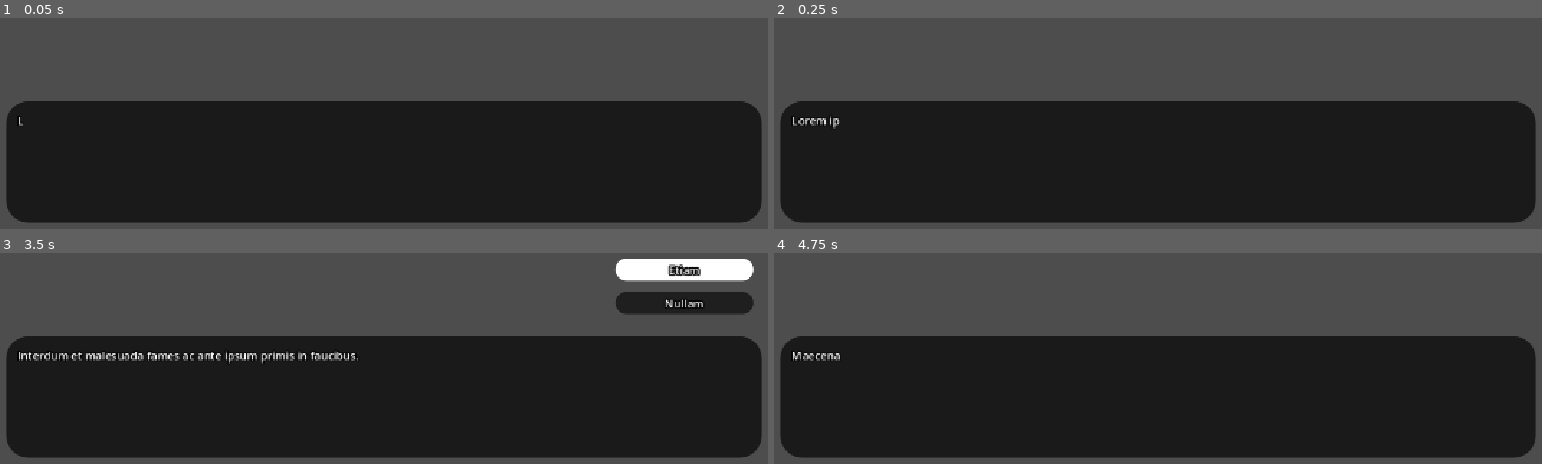
Above: before the commit, frames 1-4 (two rows, left to right).
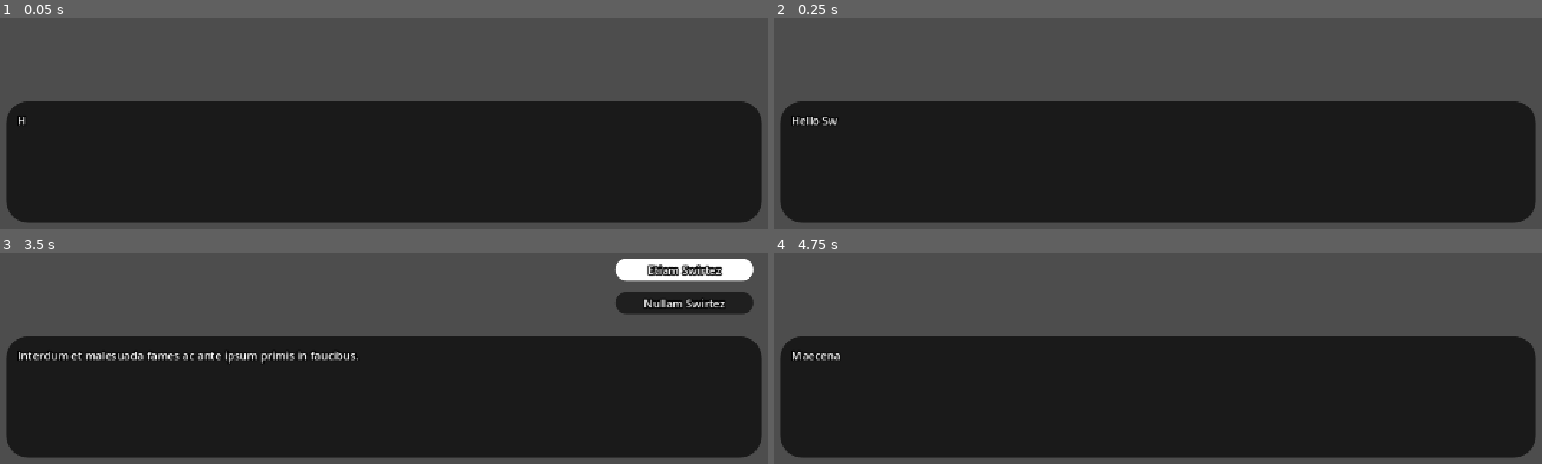
Above: after the commit, the same moments.

Repository: master172/NewDialogueSystem
Game: Godot game, scene res://tests/dialogue_testing.tscn
The game is run twice, just before and just after one commit, with the same random seed, the same clock (stepped at 60 frames per second) and the same inputs. The project has no main scene, so this scene is started directly.
Inputs:
- Up to frame 1 (0.05 s): no input
- Up to frame 2 (0.25 s): no input
- Up to frame 3 (3.5 s): tap Enter (ui_accept) at 0.5, 1.35, 1.52, 1.82, 2.85, 3.02, 3.32 s; hold Up (ui_up) 0.53-1.28 s; hold Enter (ui_accept) 0.53-1.28 s; hold Down (ui_down) 1.28-2.03 s; hold Enter (ui_accept) 2.03-2.78 s; hold Up (ui_up) from 2.03 s (still down)
- Up to frame 4 (4.75 s): release Up (ui_up) at 3.53 s; hold Enter (ui_accept) 3.53-4.28 s; hold Down (ui_down) from 3.53 s (still down); tap Enter (ui_accept) at 4.35, 4.52 s

The runs differ from the first frame. In frame 1, less than 0.1% of the frame differs, in the area x 2-4%, y 46-52%; in frame 2, 0.2%; in frame 3, 0.7%, in the area x 83-95%, y 5-27%; in frame 4, nothing differs.

Commit message:
add variable support

Diff:
--- a/src/runtime/dialog_box.gd
+++ b/src/runtime/dialog_box.gd
@@ -24,7 +24,7 @@
 
 func start_dialog_processing(text:String)->bool:
 	pages = TextPaginator.basic_paginate(text)
-	print(TextPaginator.basic_paginate(text))
+	#print(TextPaginator.basic_paginate(text))
 
 	if pages.is_empty():
 		push_error("no text to be paginated")
--- a/src/runtime/dialogue_runtime.gd
+++ b/src/runtime/dialogue_runtime.gd
@@ -1,5 +1,7 @@
 extends Control
 class_name DialogueRuntime
+
+signal dialogue_finished(dialogue:DialogueGraph)
 
 @export_group("public_interfaces")
 @export var event_bus: EventBus
@@ -8,6 +10,7 @@
 @export var dialog_box: DialogueTextBoxInterface
 @export var options_container: DialogueOptionsInterface
 @export var event_interface: DialogueEventInterface
+@export var variable_interface: DialogueVariableInterface
 
 enum STATES{
 	INACTIVE,
@@ -43,9 +46,11 @@
 	dialogue_context.dialog_box_interface = dialog_box
 	dialogue_context.options_interface = options_container
 	dialogue_context.event_interface = event_interface
+	dialogue_context.variable_interface = variable_interface
 
 func process_visibility()->void:
-	visible = current_state != STATES.INACTIVE
+	if current_state == STATES.INACTIVE: visible = false
+	else: visible = true
 
 #region dialogue_stack
 func append_to_dialogue_stack(frame:DialogueFrame)->void:
@@ -86,12 +91,17 @@
 
 func end_dialog()->void:
 	clear_maps()
-	current_dialogue_graph = null
 	current_state = STATES.INACTIVE
 
 	dialogue_context._clear()
 
 	current_dialogue_node_id = -1
+
+	var temp_dialog_graph:DialogueGraph = current_dialogue_graph
+	current_dialogue_graph = null
+	dialogue_finished.emit(temp_dialog_graph)
+	temp_dialog_graph = null
+
 #endregion
 
 func _physics_process(delta: float) -> void:
--- a/src/runtime/dialogue_runtime.tscn
+++ b/src/runtime/dialogue_runtime.tscn
@@ -1,6 +1,7 @@
 [gd_scene format=3 uid="uid://dex03s2jhaxx8"]
 
 [ext_resource type="Script" uid="uid://b3fxcda7u8xw0" path="res://src/runtime/dialogue_runtime.gd" id="1_k2jg8"]
+[ext_resource type="Script" uid="uid://lntjjdet2rvp" path="res://src/runtime/variable_interface.gd" id="2_in68u"]
 [ext_resource type="Script" uid="uid://ddebqc6bxskj4" path="res://src/runtime/dialog_box.gd" id="2_ixoop"]
 [ext_resource type="Script" uid="uid://ccyl53unmh87c" path="res://src/runtime/option_interface.gd" id="2_kv54q"]
 [ext_resource type="PackedScene" uid="uid://dl12c3mgrusxh" path="res://src/components/option.tscn" id="2_mldon"]
@@ -14,7 +15,7 @@
 corner_radius_bottom_right = 32
 corner_radius_bottom_left = 32
 
-[node name="DialogueRuntime" type="Control" unique_id=475997367 node_paths=PackedStringArray("event_bus", "dialog_box", "options_container", "event_interface")]
+[node name="DialogueRuntime" type="Control" unique_id=475997367 node_paths=PackedStringArray("event_bus", "dialog_box", "options_container", "event_interface", "variable_interface")]
 layout_mode = 3
 anchors_preset = 15
 anchor_right = 1.0
@@ -26,6 +27,10 @@
 dialog_box = NodePath("MainContainer/DialogueContainer/DialogBox")
 options_container = NodePath("MainContainer/OptionsContainer")
 event_interface = NodePath("EventInterface")
+variable_interface = NodePath("VariableInterface")
+
+[node name="VariableInterface" type="Node" parent="." unique_id=2058994109]
+script = ExtResource("2_in68u")
 
 [node name="MainContainer" type="Control" parent="." unique_id=1425847849]
 layout_mode = 1
--- a/src/runtime/option_interface.gd
+++ b/src/runtime/option_interface.gd
@@ -69,7 +69,7 @@
 		update_option_display(true)
 	if event.is_action_pressed("ui_accept"):
 		option_selected.emit(current_selected)
-		print("selected option: ",current_selected)
+		#print("selected option: ",current_selected)
 func stop_processing()->void:
 	max_selected = 0
 	current_selected = -1
--- /dev/null
+++ b/src/runtime/variable_interface.gd
@@ -0,0 +1,69 @@
+extends Node
+class_name DialogueVariableInterface
+
+@export var variables:Dictionary[String,Variant] = {}
+
+func write_to_dictionary(input:String,value:Variant)->void:
+	var directories:PackedStringArray = input.split(".")
+	var pointer:Dictionary = variables
+
+	if directories.is_empty():
+		push_error("empty key provided")
+		return
+
+	if directories.size() == 1:
+		variables[directories[0]] = value
+		return
+
+	for i:int in directories.size() - 1:
+		if not pointer.has(directories[i]):
+			pointer[directories[i]] = {}
+		if not pointer[directories[i]] is Dictionary:
+			push_error("value already exsits but not of type dictionary")
+			return
+		pointer = pointer[directories[i]]
+
+	var last:int = directories.size() - 1
+	var key:String = directories[last]
+	pointer[key] = value
+
+func get_from_dictionary(input:String)->Variant:
+	var path:PackedStringArray = input.split(".")
+	var pointer:Dictionary = variables
+
+	if path.is_empty():
+		push_error("empty path provided")
+		return
+
+	if path.size() == 1:
+		return variables.get(path[0],null)
+
+	for i:int in path.size() -1:
+		if not pointer.has(path[i]):
+			push_error("Invalid Path")
+			return null
+		pointer = pointer[path[i]]
+
+	var last:int = path.size() -1
+	var key:String = path[last]
+	return pointer.get(key,null)
+
+func has_in_dictionary(input:String)->bool:
+	var path:PackedStringArray = input.split(".")
+	var pointer:Dictionary = variables
+
+	if path.is_empty():
+		push_error("empty path provided")
+		return false
+
+	if path.size() == 1:
+		return variables.has(path[0])
+
+	for i:int in path.size() -1:
+		if not pointer.has(path[i]):
+			return false
+		pointer = pointer[path[i]]
+
+	var last:int = path.size() -1
+	var key:String = path[last]
+	return pointer.has(key)
--- /dev/null
+++ b/src/runtime/variable_parser.gd
@@ -0,0 +1,33 @@
+extends Node
+class_name VariableParser
+
+static func name_from_symbol(input:String)->String:
+	return input.trim_prefix("{").trim_suffix("}").replace("$","")
+
+static func parse_symbols(input:String)->String:
+	var regex:RegEx = RegEx.new()
+	regex.compile("\\{[^}]*\\}")
+	var result:RegExMatch = regex.search(input)
+	if result:
+		return result.get_string()
+	return ""
+
+static func replace_symbols(input:String,variable_interface:DialogueVariableInterface)->String:
+	var result:String = ""
+	result = input
+	var symbol:String = parse_symbols(result)
+	while symbol != "":
+		var variable_name:String = name_from_symbol(symbol)
+		var value:Variant = variable_interface.get_from_dictionary(variable_name)
+		if value == null:
+			value = variable_name
+		result  = result.replace(symbol,value)
+		symbol = parse_symbols(result)
+
+	return result
+
+static func replace_symbols_from_array(input:PackedStringArray,variable_interface:DialogueVariableInterface)->PackedStringArray:
+	var returning_array:PackedStringArray = []
+	for i:String in input:
+		returning_array.append(replace_symbols(i,variable_interface))
+	return returning_array
--- a/src/script_templates/dialogue_nodes/core_nodes/dialogue_event_node.gd
+++ b/src/script_templates/dialogue_nodes/core_nodes/dialogue_event_node.gd
@@ -2,11 +2,20 @@
 class_name DialogueEventNode
 
 @export var event_name:String
-@export var arguements:Array[Variant]
+@export var arguements:Dictionary[String,Variant]
 
 func _enter(context:DialogueContext)->void:
-	context.event_interface.brodcast(event_name,arguements)
+	var arguement_list:Array[Variant] = build_arguement_list(arguements,context)
+	context.event_interface.brodcast(event_name,arguement_list)
 
+func build_arguement_list(args:Dictionary[String,Variant],context:DialogueContext)->Array[Variant]:
+	var returning_list:Array[Variant] = []
+
+	for i:String in args.keys():
+		var result:Variant = VariableParser.replace_symbols(args[i],context.variable_interface)
+		returning_list.append(result)
+
+	return returning_list
 
 @warning_ignore("unused_parameter")
 func _exit(context:DialogueContext)->void:
--- a/src/script_templates/dialogue_nodes/core_nodes/dialogue_options_node.gd
+++ b/src/script_templates/dialogue_nodes/core_nodes/dialogue_options_node.gd
@@ -14,13 +14,13 @@
 	if not context.options_interface.option_selected.is_connected(option_selected):
 		context.options_interface.option_selected.connect(option_selected)
 
-	context.options_interface.display_options(_build_options(options))
+	context.options_interface.display_options(_build_options(options,context))
 
-func _build_options(options:PackedStringArray)->PackedStringArray:
+func _build_options(options:PackedStringArray,context:DialogueContext)->PackedStringArray:
 	_visible_options.clear()
 	var resulting_options:PackedStringArray
 	for i:int in options.size():
-		resulting_options.append(options[i])
+		resulting_options.append(VariableParser.replace_symbols(options[i],context.variable_interface))
 		_visible_options.append(i)
 
 	return resulting_options
--- a/src/script_templates/dialogue_nodes/core_nodes/dialogue_text_node.gd
+++ b/src/script_templates/dialogue_nodes/core_nodes/dialogue_text_node.gd
@@ -9,8 +9,8 @@
 	if not context.dialog_box_interface.advance_signal.is_connected(advance_signal_recieved):
 		context.dialog_box_interface.advance_signal.connect(advance_signal_recieved)
 
-	#TODO: add text formatting from internal variables
-	context.dialog_box_interface.display_dialog(text)
+	var parsed_text:String = VariableParser.replace_symbols(text,context.variable_interface)
+	context.dialog_box_interface.display_dialog(parsed_text)
 
 
 func _exit(context:DialogueContext)->void:
--- a/src/script_templates/transaction_resources/DialogueContext.gd
+++ b/src/script_templates/transaction_resources/DialogueContext.gd
@@ -4,7 +4,7 @@
 var dialog_box_interface:DialogueTextBoxInterface
 var options_interface:DialogueOptionsInterface
 var event_interface:DialogueEventInterface
-
+var variable_interface:DialogueVariableInterface
 
 
 func _clear()->void:
--- /dev/null
+++ b/tests/BaseDialogoue.tres
@@ -0,0 +1,127 @@
+[gd_resource type="Resource" script_class="DialogueGraph" format=3 uid="uid://vx801c0671ul"]
+
+[ext_resource type="Script" uid="uid://kmkx5sr24rw0" path="res://src/script_templates/runtime_resources/dialogue_connection.gd" id="1_j60xj"]
+[ext_resource type="Script" uid="uid://ca4cj7ke8toq5" path="res://src/script_templates/dialogue_nodes/base_dialogue_node.gd" id="2_8sfvu"]
+[ext_resource type="Script" uid="uid://7qj2hmgyvpgm" path="res://src/script_templates/dialogue_nodes/control_nodes/dialogue_start_node.gd" id="3_vf5b6"]
+[ext_resource type="Script" uid="uid://ce2qfikhk5avg" path="res://src/script_templates/dialogue_nodes/core_nodes/dialogue_text_node.gd" id="4_6hile"]
+[ext_resource type="Script" uid="uid://cv6pccyh4t72n" path="res://src/script_templates/dialogue_nodes/control_nodes/dialogue_end_node.gd" id="5_dslwn"]
+[ext_resource type="Script" uid="uid://b6efois10qsd0" path="res://src/script_templates/dialogue_nodes/core_nodes/dialogue_options_node.gd" id="6_673p7"]
+[ext_resource type="Script" uid="uid://cqifhr1yddokl" path="res://src/script_templates/dialogue_nodes/core_nodes/dialogue_event_node.gd" id="7_4vfop"]
+[ext_resource type="Script" uid="uid://5rcpd6ha7bfx" path="res://src/script_templates/runtime_resources/dialogue_graph.gd" id="8_8tewu"]
+
+[sub_resource type="Resource" id="Resource_wlpup"]
+script = ExtResource("1_j60xj")
+to_id = 1
+metadata/_custom_type_script = "uid://kmkx5sr24rw0"
+
+[sub_resource type="Resource" id="Resource_adxmr"]
+script = ExtResource("1_j60xj")
+from_id = 1
+to_id = 6
+metadata/_custom_type_script = "uid://kmkx5sr24rw0"
+
+[sub_resource type="Resource" id="Resource_slit3"]
+script = ExtResource("1_j60xj")
+from_id = 4
+to_id = 3
+metadata/_custom_type_script = "uid://kmkx5sr24rw0"
+
+[sub_resource type="Resource" id="Resource_ixoop"]
+script = ExtResource("1_j60xj")
+from_id = 2
+to_id = 3
+metadata/_custom_type_script = "uid://kmkx5sr24rw0"
+
+[sub_resource type="Resource" id="Resource_in68u"]
+script = ExtResource("1_j60xj")
+from_id = 5
+to_id = 2
+metadata/_custom_type_script = "uid://kmkx5sr24rw0"
+
+[sub_resource type="Resource" id="Resource_dofin"]
+script = ExtResource("1_j60xj")
+from_id = 5
+from_port = 1
+to_id = 4
+metadata/_custom_type_script = "uid://kmkx5sr24rw0"
+
+[sub_resource type="Resource" id="Resource_3yrwc"]
+script = ExtResource("1_j60xj")
+from_id = 6
+to_id = 5
+metadata/_custom_type_script = "uid://kmkx5sr24rw0"
+
+[sub_resource type="Resource" id="Resource_y38vw"]
+script = ExtResource("3_vf5b6")
+metadata/_custom_type_script = "uid://7qj2hmgyvpgm"
+
+[sub_resource type="Resource" id="Resource_jupo1"]
+script = ExtResource("4_6hile")
+text = "Hello {player.name},
+Lorem ipsum dolor sit amet, consectetur adipiscing elit. Sed luctus nec velit a ultrices.
+[page][page]
+ Integer ut erat volutpat lacus fermentum ullamcorper. In mattis justo ut feugiat tincidunt. Class aptent taciti sociosqu ad litora torquent per conubia nostra, per inceptos himenaeos.
+[page]
+ Sed vel erat ut nisl tempus condimentum. Praesent ullamcorper sagittis viverra.
+ [page]
+Interdum et malesuada fames ac ante ipsum primis in faucibus. "
+id = 1
+metadata/_custom_type_script = "uid://ce2qfikhk5avg"
+
+[sub_resource type="Resource" id="Resource_xjs6x"]
+script = ExtResource("4_6hile")
+text = "Etiam accumsan quis felis eu molestie. Suspendisse maximus varius laoreet. Vestibulum lorem lectus, ornare placerat tortor id, tempus volutpat massa.
+[page]
+Curabitur nec nisi ac libero egestas varius sed nec augue. Duis ac elit sed quam eleifend rutrum et sit amet mauris. Aliquam dolor arcu, tincidunt quis turpis ac, elementum tincidunt tortor.
+[page]
+ Nam bibendum tortor magna, quis feugiat lorem tincidunt ut. Fusce vitae urna venenatis, congue risus a, congue mauris. Maecenas lacinia eros at nulla convallis, id efficitur ex fringilla.
+[page]
+Proin posuere et nibh nec accumsan.
+[page]
+Sed eget nunc non augue laoreet lacinia eget nec sapien. "
+id = 2
+metadata/_custom_type_script = "uid://ce2qfikhk5avg"
+
+[sub_resource type="Resource" id="Resource_oou4r"]
+script = ExtResource("5_dslwn")
+id = 3
+metadata/_custom_type_script = "uid://cv6pccyh4t72n"
+
+[sub_resource type="Resource" id="Resource_28ruv"]
+script = ExtResource("4_6hile")
+text = "Nullam viverra tincidunt quam non ullamcorper. Class aptent taciti sociosqu ad litora torquent per conubia nostra, per inceptos himenaeos.
+[page]
+ Maecenas id ipsum sit amet leo tincidunt faucibus sed eu orci. Sed mattis et turpis ultricies rutrum. Etiam iaculis tortor vitae ex aliquet iaculis.
+[page]
+Integer eget justo non augue commodo eleifend non sit amet metus. Aenean eleifend ipsum eget mattis egestas.
+[page]
+ Morbi vestibulum sed risus a bibendum. Nam at mi vel nisl efficitur fringilla. Aliquam facilisis ligula id sem tristique, vitae feugiat tortor ultrices.
+[page]
+ Morbi ac leo rhoncus, posuere lectus eu, hendrerit mi. Aliquam erat volutpat. Suspendisse lacinia ullamcorper erat.
+[page]
+Pellentesque habitant morbi tristique senectus et netus et malesuada fames ac turpis egestas.
+[page]
+ Ut sem est, lobortis vel metus ac, efficitur luctus diam. "
+id = 4
+metadata/_custom_type_script = "uid://ce2qfikhk5avg"
+
+[sub_resource type="Resource" id="Resource_kv54q"]
+script = ExtResource("6_673p7")
+options = ["Etiam {$player.name}", "Nullam {$player.name}"]
+id = 5
+metadata/_custom_type_script = "uid://b6efois10qsd0"
+
+[sub_resource type="Resource" id="Resource_pyjqu"]
+script = ExtResource("7_4vfop")
+event_name = "test_event"
+arguements = Dictionary[String, Variant]({
+"name": "{$player.name}"
+})
+id = 6
+metadata/_custom_type_script = "uid://cqifhr1yddokl"
+
+[resource]
+script = ExtResource("8_8tewu")
+dialogs = Array[ExtResource("2_8sfvu")]([SubResource("Resource_y38vw"), SubResource("Resource_jupo1"), SubResource("Resource_xjs6x"), SubResource("Resource_oou4r"), SubResource("Resource_28ruv"), SubResource("Resource_kv54q"), SubResource("Resource_pyjqu")])
+connections = Array[ExtResource("1_j60xj")]([SubResource("Resource_wlpup"), SubResource("Resource_adxmr"), SubResource("Resource_slit3"), SubResource("Resource_ixoop"), SubResource("Resource_in68u"), SubResource("Resource_dofin"), SubResource("Resource_3yrwc")])
+metadata/_custom_type_script = "uid://5rcpd6ha7bfx"
--- a/tests/dialogue_testing.gd
+++ b/tests/dialogue_testing.gd
@@ -5,9 +5,10 @@
 @export var base_dialogue_graph:DialogueGraph
 
 func _ready() -> void:
+	dialogue_runtime.variable_interface.write_to_dictionary("player.name","Swirtez")
 	dialogue_runtime.event_bus.subscribe("test_event",callback_function)
 	dialogue_runtime.start_dialog(base_dialogue_graph)
 
 
-func callback_function(test_data:int)->void:
+func callback_function(test_data:String)->void:
 	print_debug("got here through event: ",test_data)
--- a/tests/dialogue_testing.tscn
+++ b/tests/dialogue_testing.tscn
@@ -2,133 +2,12 @@
 
 [ext_resource type="Script" uid="uid://ytfl6ka6q3nc" path="res://tests/dialogue_testing.gd" id="1_21ys4"]
 [ext_resource type="PackedScene" uid="uid://dex03s2jhaxx8" path="res://src/runtime/dialogue_runtime.tscn" id="1_j2f88"]
-[ext_resource type="Script" uid="uid://kmkx5sr24rw0" path="res://src/script_templates/runtime_resources/dialogue_connection.gd" id="3_y38vw"]
-[ext_resource type="Script" uid="uid://7qj2hmgyvpgm" path="res://src/script_templates/dialogue_nodes/control_nodes/dialogue_start_node.gd" id="4_5bjjf"]
-[ext_resource type="Script" uid="uid://ca4cj7ke8toq5" path="res://src/script_templates/dialogue_nodes/base_dialogue_node.gd" id="4_jupo1"]
-[ext_resource type="Script" uid="uid://5rcpd6ha7bfx" path="res://src/script_templates/runtime_resources/dialogue_graph.gd" id="5_5bjjf"]
-[ext_resource type="Script" uid="uid://ce2qfikhk5avg" path="res://src/script_templates/dialogue_nodes/core_nodes/dialogue_text_node.gd" id="5_wlpup"]
-[ext_resource type="Script" uid="uid://cv6pccyh4t72n" path="res://src/script_templates/dialogue_nodes/control_nodes/dialogue_end_node.gd" id="6_wlpup"]
-[ext_resource type="Script" uid="uid://b6efois10qsd0" path="res://src/script_templates/dialogue_nodes/core_nodes/dialogue_options_node.gd" id="7_adxmr"]
-[ext_resource type="Script" uid="uid://cqifhr1yddokl" path="res://src/script_templates/dialogue_nodes/core_nodes/dialogue_event_node.gd" id="8_3yrwc"]
-
-[sub_resource type="Resource" id="Resource_wlpup"]
-script = ExtResource("3_y38vw")
-to_id = 1
-metadata/_custom_type_script = "uid://kmkx5sr24rw0"
-
-[sub_resource type="Resource" id="Resource_adxmr"]
-script = ExtResource("3_y38vw")
-from_id = 1
-to_id = 6
-metadata/_custom_type_script = "uid://kmkx5sr24rw0"
-
-[sub_resource type="Resource" id="Resource_slit3"]
-script = ExtResource("3_y38vw")
-from_id = 4
-to_id = 3
-metadata/_custom_type_script = "uid://kmkx5sr24rw0"
-
-[sub_resource type="Resource" id="Resource_ixoop"]
-script = ExtResource("3_y38vw")
-from_id = 2
-to_id = 3
-metadata/_custom_type_script = "uid://kmkx5sr24rw0"
-
-[sub_resource type="Resource" id="Resource_in68u"]
-script = ExtResource("3_y38vw")
-from_id = 5
-to_id = 2
-metadata/_custom_type_script = "uid://kmkx5sr24rw0"
-
-[sub_resource type="Resource" id="Resource_dofin"]
-script = ExtResource("3_y38vw")
-from_id = 5
-from_port = 1
-to_id = 4
-metadata/_custom_type_script = "uid://kmkx5sr24rw0"
-
-[sub_resource type="Resource" id="Resource_3yrwc"]
-script = ExtResource("3_y38vw")
-from_id = 6
-to_id = 5
-metadata/_custom_type_script = "uid://kmkx5sr24rw0"
-
-[sub_resource type="Resource" id="Resource_y38vw"]
-script = ExtResource("4_5bjjf")
-metadata/_custom_type_script = "uid://7qj2hmgyvpgm"
-
-[sub_resource type="Resource" id="Resource_jupo1"]
-script = ExtResource("5_wlpup")
-text = "Lorem ipsum dolor sit amet, consectetur adipiscing elit. Sed luctus nec velit a ultrices.
-[page][page]
- Integer ut erat volutpat lacus fermentum ullamcorper. In mattis justo ut feugiat tincidunt. Class aptent taciti sociosqu ad litora torquent per conubia nostra, per inceptos himenaeos.
-[page]
- Sed vel erat ut nisl tempus condimentum. Praesent ullamcorper sagittis viverra.
- [page]
-Interdum et malesuada fames ac ante ipsum primis in faucibus. "
-id = 1
-metadata/_custom_type_script = "uid://ce2qfikhk5avg"
-
-[sub_resource type="Resource" id="Resource_xjs6x"]
-script = ExtResource("5_wlpup")
-text = "Etiam accumsan quis felis eu molestie. Suspendisse maximus varius laoreet. Vestibulum lorem lectus, ornare placerat tortor id, tempus volutpat massa.
-[page]
-Curabitur nec nisi ac libero egestas varius sed nec augue. Duis ac elit sed quam eleifend rutrum et sit amet mauris. Aliquam dolor arcu, tincidunt quis turpis ac, elementum tincidunt tortor.
-[page]
- Nam bibendum tortor magna, quis feugiat lorem tincidunt ut. Fusce vitae urna venenatis, congue risus a, congue mauris. Maecenas lacinia eros at nulla convallis, id efficitur ex fringilla.
-[page]
-Proin posuere et nibh nec accumsan.
-[page]
-Sed eget nunc non augue laoreet lacinia eget nec sapien. "
-id = 2
-metadata/_custom_type_script = "uid://ce2qfikhk5avg"
-
-[sub_resource type="Resource" id="Resource_oou4r"]
-script = ExtResource("6_wlpup")
-id = 3
-metadata/_custom_type_script = "uid://cv6pccyh4t72n"
-
-[sub_resource type="Resource" id="Resource_28ruv"]
-script = ExtResource("5_wlpup")
-text = "Nullam viverra tincidunt quam non ullamcorper. Class aptent taciti sociosqu ad litora torquent per conubia nostra, per inceptos himenaeos.
-[page]
- Maecenas id ipsum sit amet leo tincidunt faucibus sed eu orci. Sed mattis et turpis ultricies rutrum. Etiam iaculis tortor vitae ex aliquet iaculis.
-[page]
-Integer eget justo non augue commodo eleifend non sit amet metus. Aenean eleifend ipsum eget mattis egestas.
-[page]
- Morbi vestibulum sed risus a bibendum. Nam at mi vel nisl efficitur fringilla. Aliquam facilisis ligula id sem tristique, vitae feugiat tortor ultrices.
-[page]
- Morbi ac leo rhoncus, posuere lectus eu, hendrerit mi. Aliquam erat volutpat. Suspendisse lacinia ullamcorper erat.
-[page]
-Pellentesque habitant morbi tristique senectus et netus et malesuada fames ac turpis egestas.
-[page]
- Ut sem est, lobortis vel metus ac, efficitur luctus diam. "
-id = 4
-metadata/_custom_type_script = "uid://ce2qfikhk5avg"
-
-[sub_resource type="Resource" id="Resource_kv54q"]
-script = ExtResource("7_adxmr")
-options = ["Etiam", "Nullam"]
-id = 5
-metadata/_custom_type_script = "uid://b6efois10qsd0"
-
-[sub_resource type="Resource" id="Resource_pyjqu"]
-script = ExtResource("8_3yrwc")
-event_name = "test_event"
-arguements = [255]
-id = 6
-metadata/_custom_type_script = "uid://cqifhr1yddokl"
-
-[sub_resource type="Resource" id="Resource_a24fr"]
-script = ExtResource("5_5bjjf")
-dialogs = Array[ExtResource("4_jupo1")]([SubResource("Resource_y38vw"), SubResource("Resource_jupo1"), SubResource("Resource_xjs6x"), SubResource("Resource_oou4r"), SubResource("Resource_28ruv"), SubResource("Resource_kv54q"), SubResource("Resource_pyjqu")])
-connections = Array[ExtResource("3_y38vw")]([SubResource("Resource_wlpup"), SubResource("Resource_adxmr"), SubResource("Resource_slit3"), SubResource("Resource_ixoop"), SubResource("Resource_in68u"), SubResource("Resource_dofin"), SubResource("Resource_3yrwc")])
-metadata/_custom_type_script = "uid://5rcpd6ha7bfx"
+[ext_resource type="Resource" uid="uid://vx801c0671ul" path="res://tests/BaseDialogoue.tres" id="2_4p0xp"]
 
 [node name="DialogueTesting" type="Node2D" unique_id=411720287 node_paths=PackedStringArray("dialogue_runtime")]
 script = ExtResource("1_21ys4")
 dialogue_runtime = NodePath("CanvasLayer/DialogueRuntime")
-base_dialogue_graph = SubResource("Resource_a24fr")
+base_dialogue_graph = ExtResource("2_4p0xp")
 
 [node name="CanvasLayer" type="CanvasLayer" parent="." unique_id=948849447]
 
Not shown, added: src/runtime/variable_interface.gd.uid
Not shown, added: src/runtime/variable_parser.gd.uid
